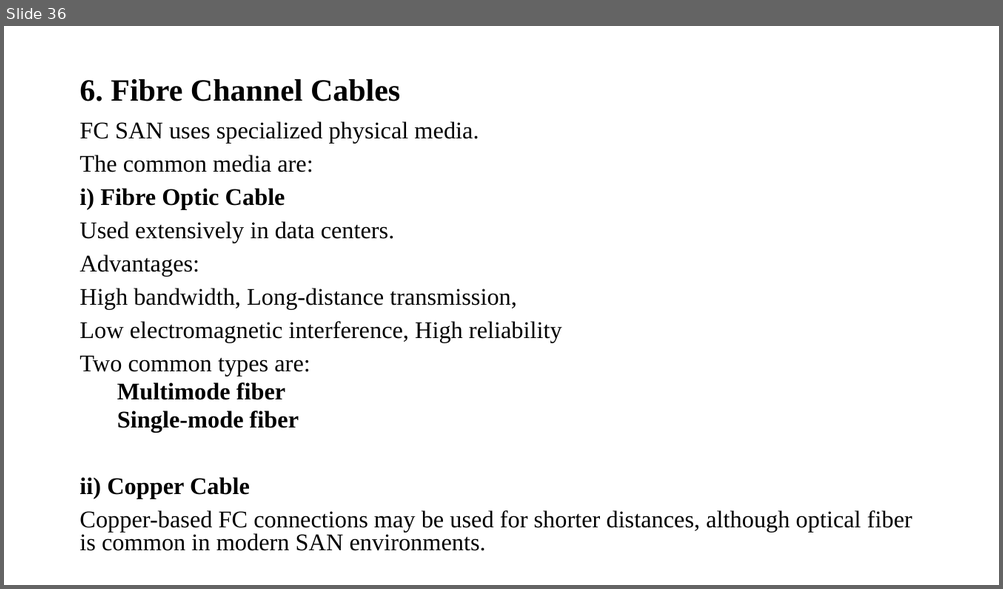
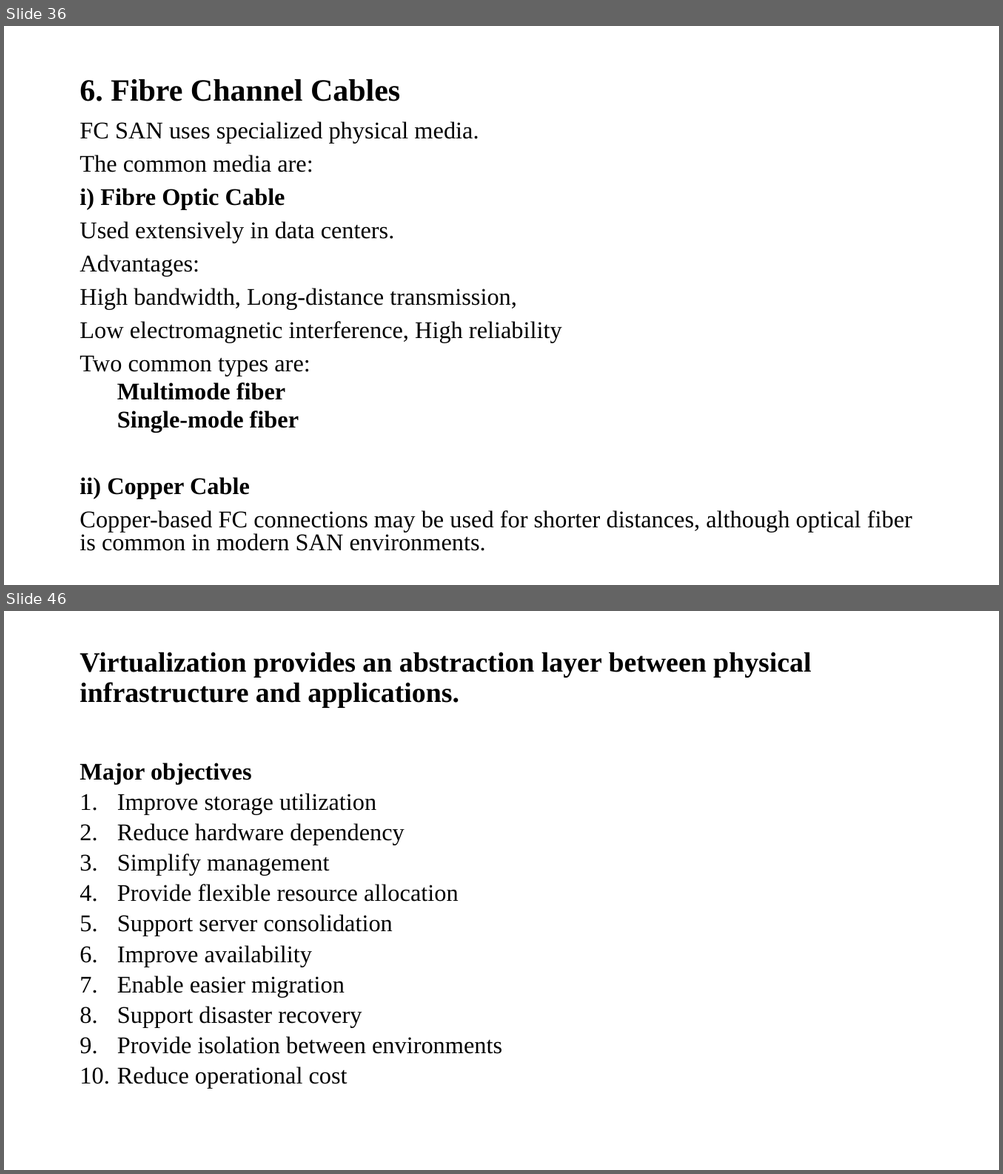
Before and after one commit to kittyboy06/Clg, a slide deck: 5th Sem/Storage Tech/UNIT 3.pptx. Shown one above the other, each under a label of ours: slide 36 before the commit, slides 36 and 46 after it; the slides between them are not shown. The pictures are 1003x589 and 1003x1174 pixels, drawn with LibreOffice and Linux fonts; fonts in the diff are those of the drawing. Boxes give left, top, right and bottom in pixels: in the first picture for what was removed or moved away, otherwise in the second. Text is boxed around its words. In the diff, an @@ line names an element or a change of style, - is before the commit and + after.

```diff
--- a/5th Sem/Storage Tech/UNIT 3.pptx
+++ b/5th Sem/Storage Tech/UNIT 3.pptx
@@ slide 46 added at (4,611,999,1170), background #FFFFFF @@
@@ title added at (79,652,811,708), 27 pt, text #000000, bold @@
+Virtualization provides an abstraction layer between physical infrastructure and applications.
@@ text added at (79,763,502,1089), 23.1 pt, text #000000 @@
+Major objectives
+1. Improve storage utilization
+2. Reduce hardware dependency
+3. Simplify management
+4. Provide flexible resource allocation
+5. Support server consolidation
+6. Improve availability
+7. Enable easier migration
+8. Support disaster recovery
+9. Provide isolation between environments
+10. Reduce operational cost
```
Also in this commit, not shown: 12 slides changed, 46 other slides added, 21 other files.
